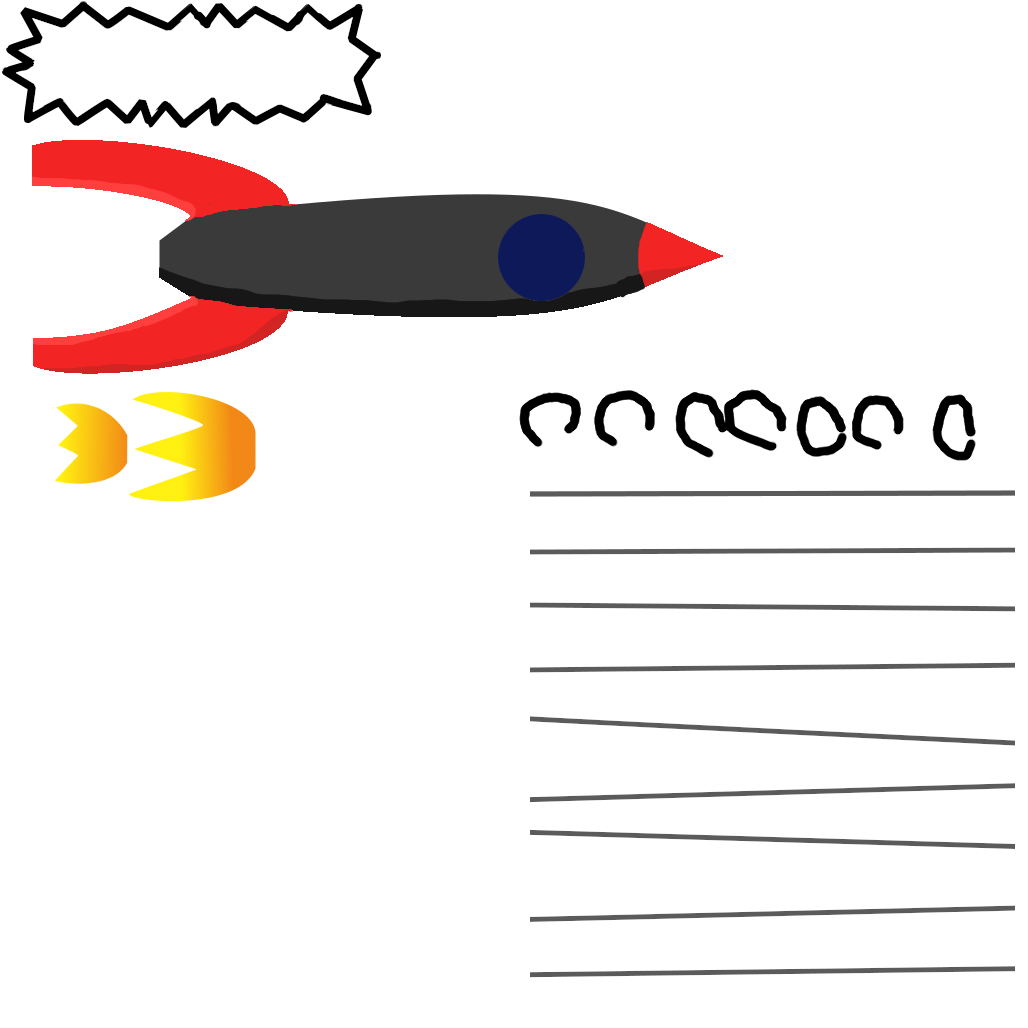
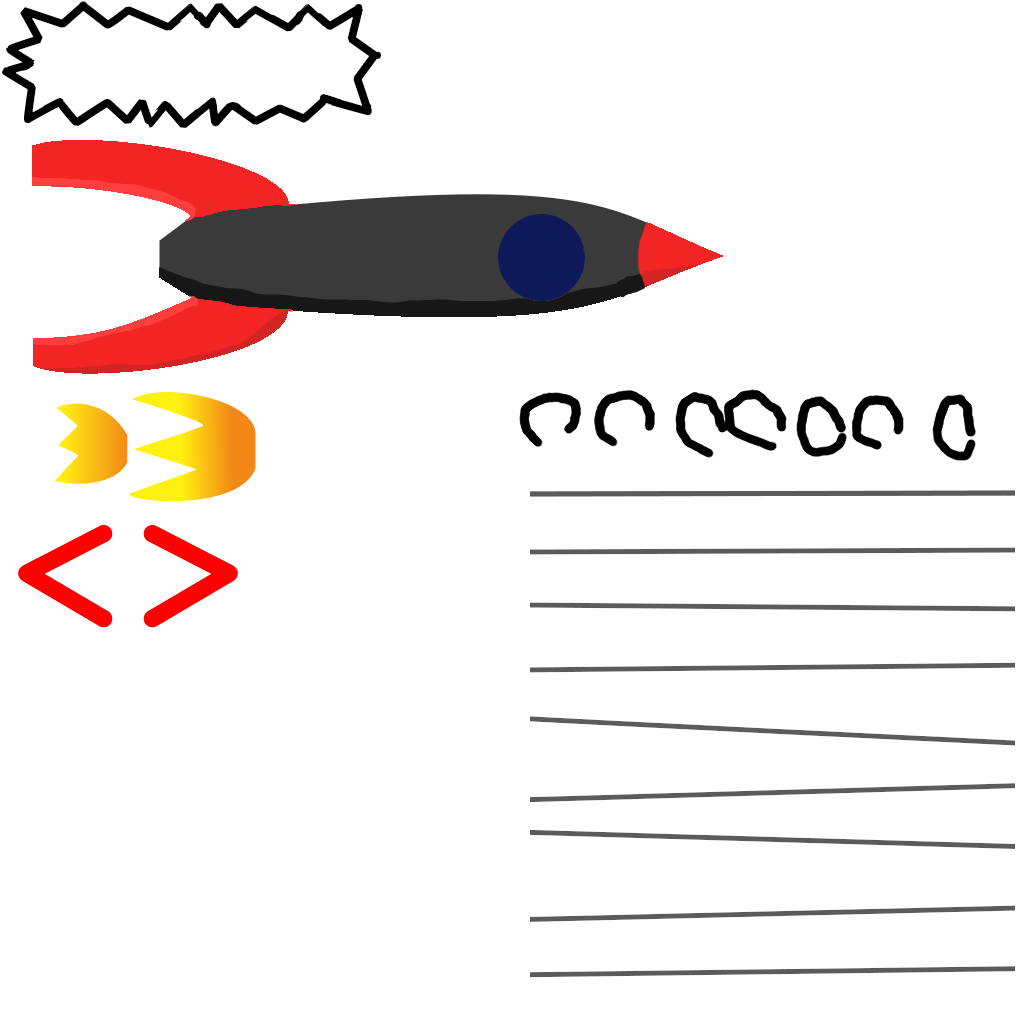
Layer changes from the first 1028×1028 image to the second:
added layer "Right Arrow" above "Left Arrow" over (x1=143, y1=525, x2=238, y2=628)
added layer "Left Arrow" over (x1=18, y1=525, x2=113, y2=628)
